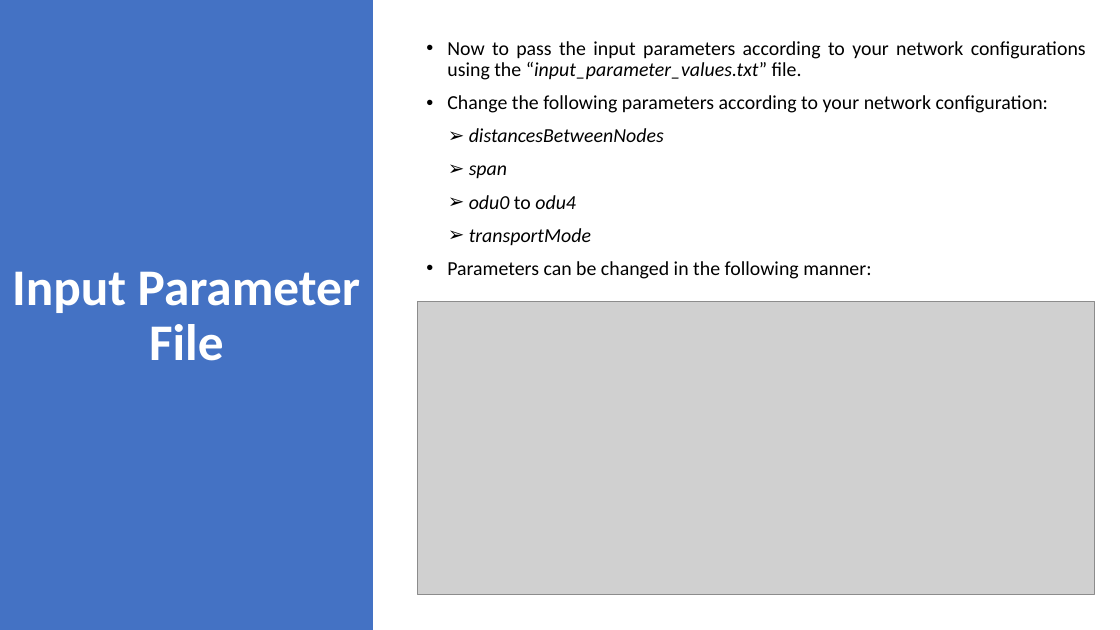
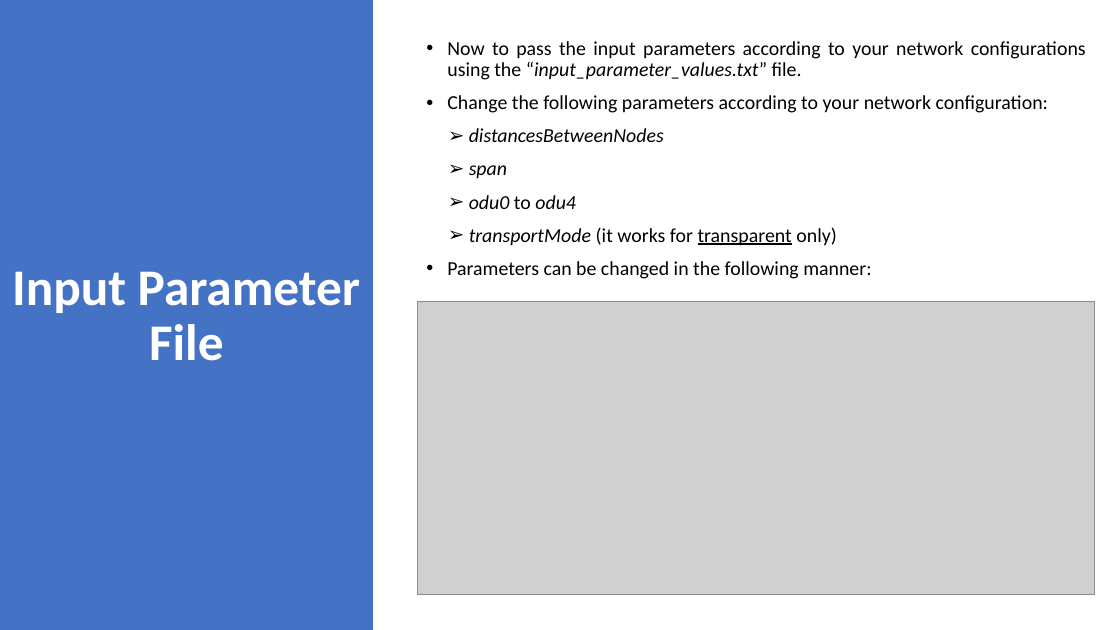
Before and after one commit to netxpto/NetPlanner, a slide deck: slide 3 of doc/tex/power_point_guides/Netxpto - NetPlanner.pptx. Drawn at 1120x630 pixels with LibreOffice and Linux fonts; fonts in the diff are those of the drawing; grey boxes stand for pictures. Boxes give left, top, right and bottom in pixels: in the first picture for what was removed or moved away, otherwise in the second. Text is boxed around its words. In the diff, an @@ line names an element or a change of style, - is before the commit and + after.

```diff
--- a/doc/tex/power_point_guides/Netxpto - NetPlanner.pptx
+++ b/doc/tex/power_point_guides/Netxpto - NetPlanner.pptx
@@ text at [469,227,836,246]: text changed; italic off @@
-➢ transportMode
+➢ transportMode (it works for transparent only)
```
Also in this commit, not shown: 8 other files.
